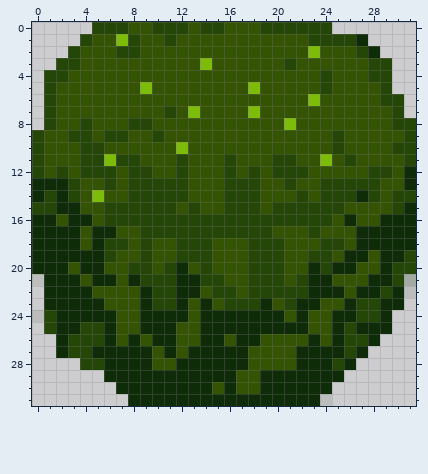
File history of a pixel-art sprite, images/wildBush.png. Above is the file before it was changed.
The file is 32x32 pixels. Pixels under 10% opacity are left out. Colours within 5 levels of each other are drawn and written as one.
The result:
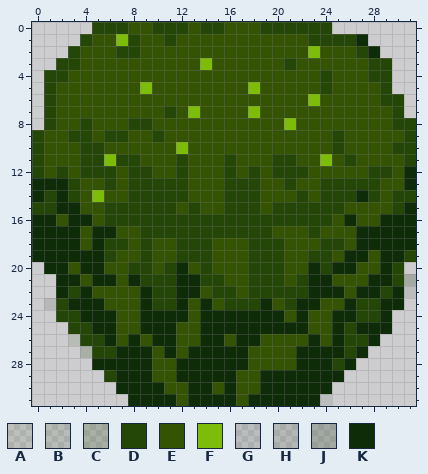
Palette (. is transparent): A #2446071a  B #24460721  C #24460738  D #244607  E #345403  F #7ebc0a  G #0f2c091a  H #0f2c0921  J #0f2c0938  K #0f2c09
Difference:
Changed rows in their new state; - is an unchanged pixel.
first column x 0:
20 .------------------------------.
21 ..------------------------------
22 -.-D----------------------------
23 -HD-----------------------------
24 ..DD----------------------------
25 -..D-K--------------------------
26 --.B----------------------------
27 --..CDD-------------------------
28 ----.K--------------------------
29 ------D---EE--------------------
30 -----------EE-------------------
31 ------------E----E--------------
Changed places in both pictures, as pixel boxes (x1, y1, x2, y2):
changed: (32, 262, 248, 406)
erased: (404, 262, 416, 274)
